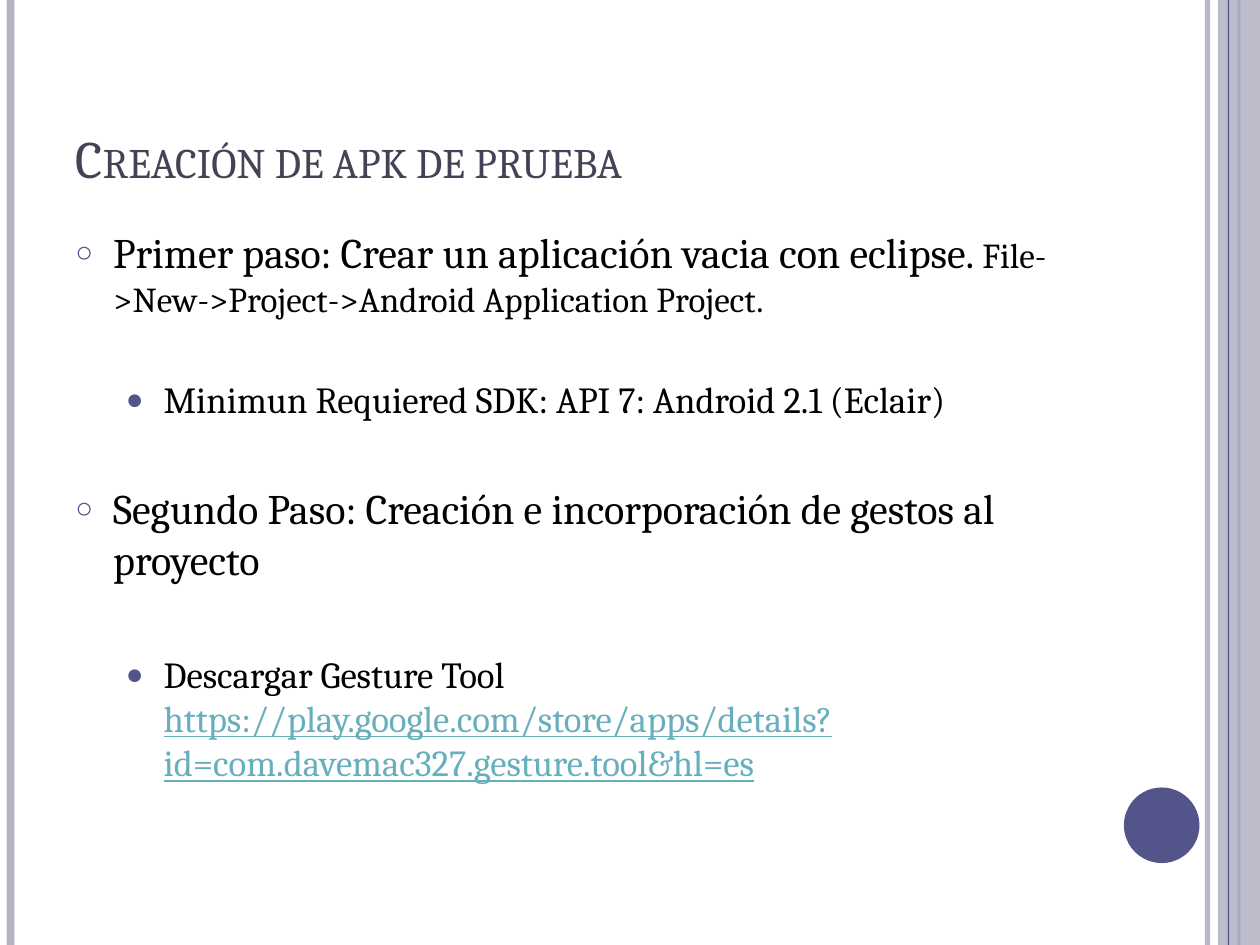
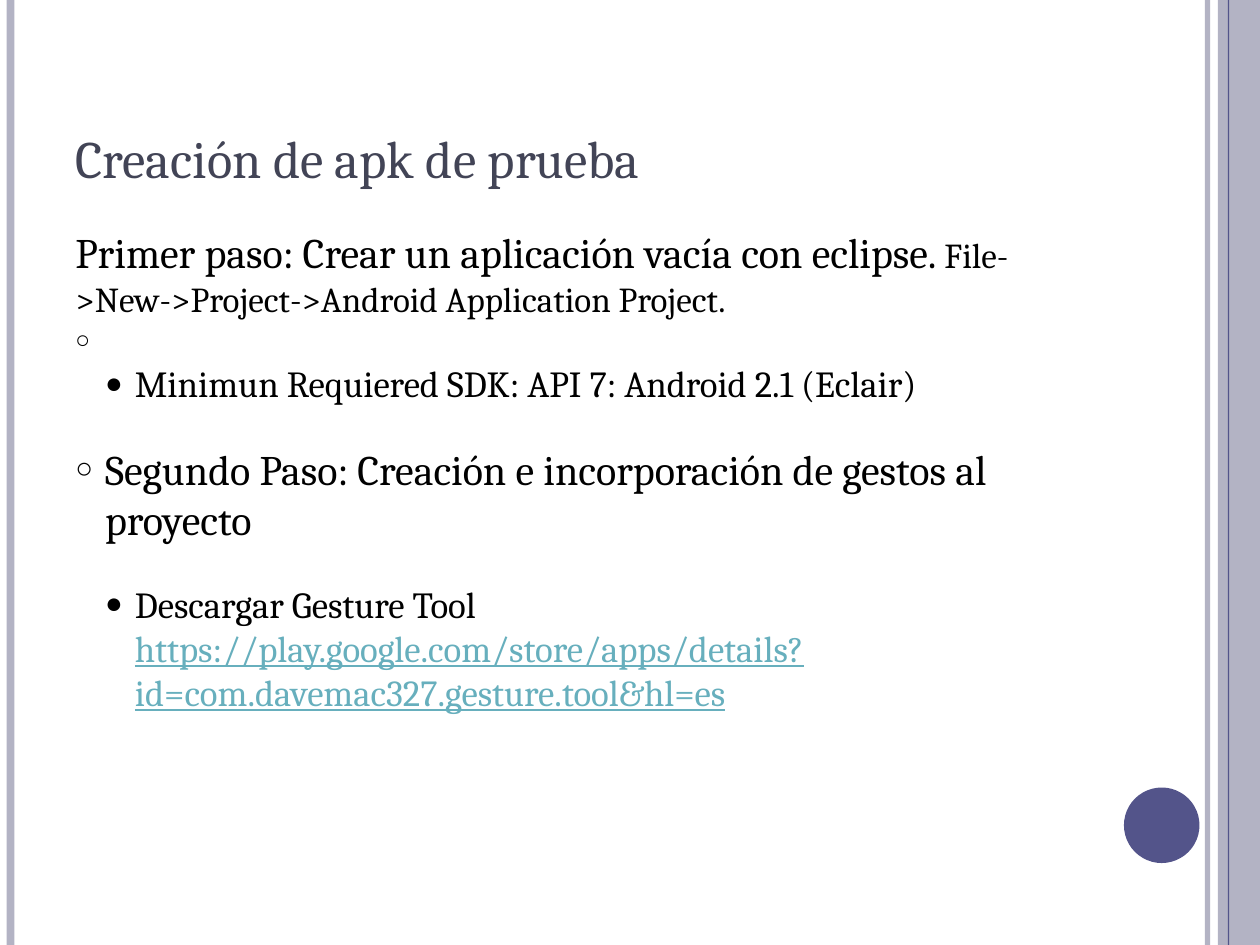
Before and after one commit to Jick9536/NPI-P3, a slide deck: slide 4 of NPI- Práctica 3.pptx. Drawn at 1260x945 pixels with LibreOffice and Linux fonts; fonts in the diff are those of the drawing. Boxes give left, top, right and bottom in pixels: in the first picture for what was removed or moved away, otherwise in the second. Text is boxed around its words. In the diff, an @@ line names an element or a change of style, - is before the commit and + after.

```diff
--- a/NPI- Práctica 3.pptx
+++ b/NPI- Práctica 3.pptx
@@ text "Creación de apk de prueba" at box(75, 141, 640, 189): small capitals off @@
@@ text at box(75, 238, 1008, 320): text changed @@
-○ Primer paso: Crear un aplicación vacia con eclipse. File->New->Project->Android Application Project.
+○ Primer paso: Crear un aplicación vacía con eclipse. File->New->Project->Android Application Project.
@@ text at box(105, 371, 986, 714): indent changed; less space between paragraphs @@
```
Also in this commit, not shown: 12 other slides changed, 1 other file.
